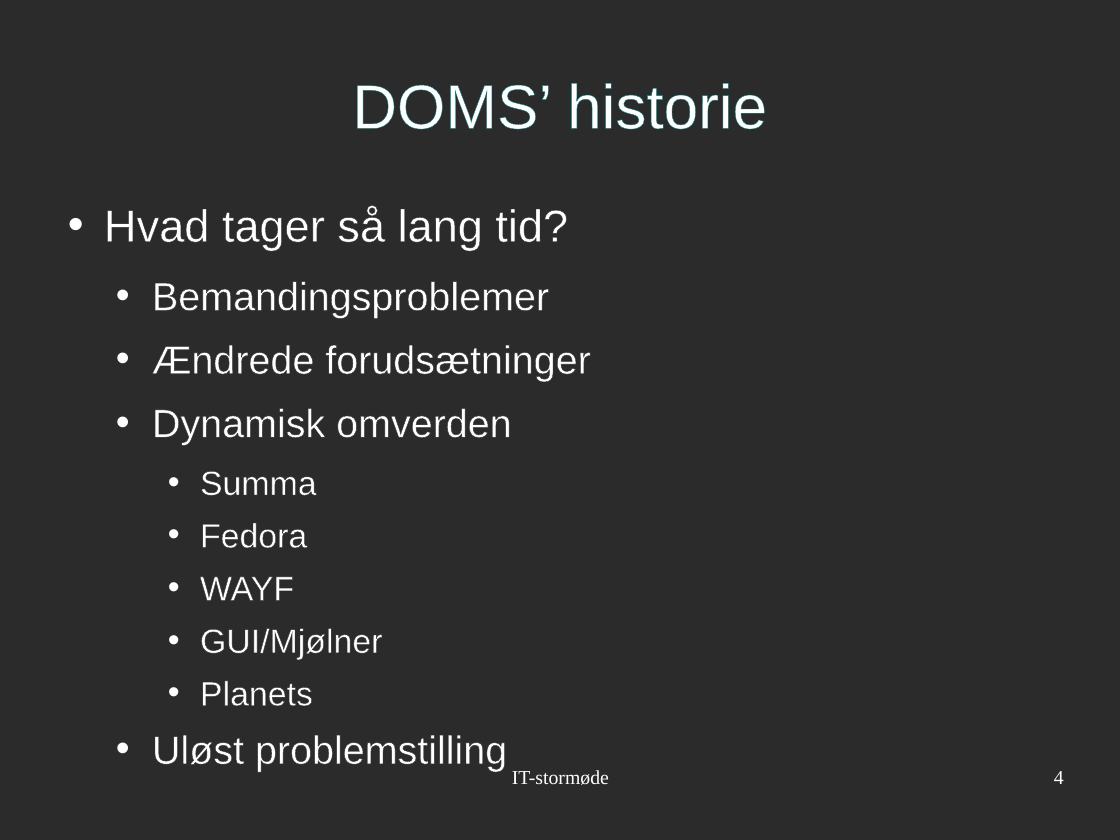
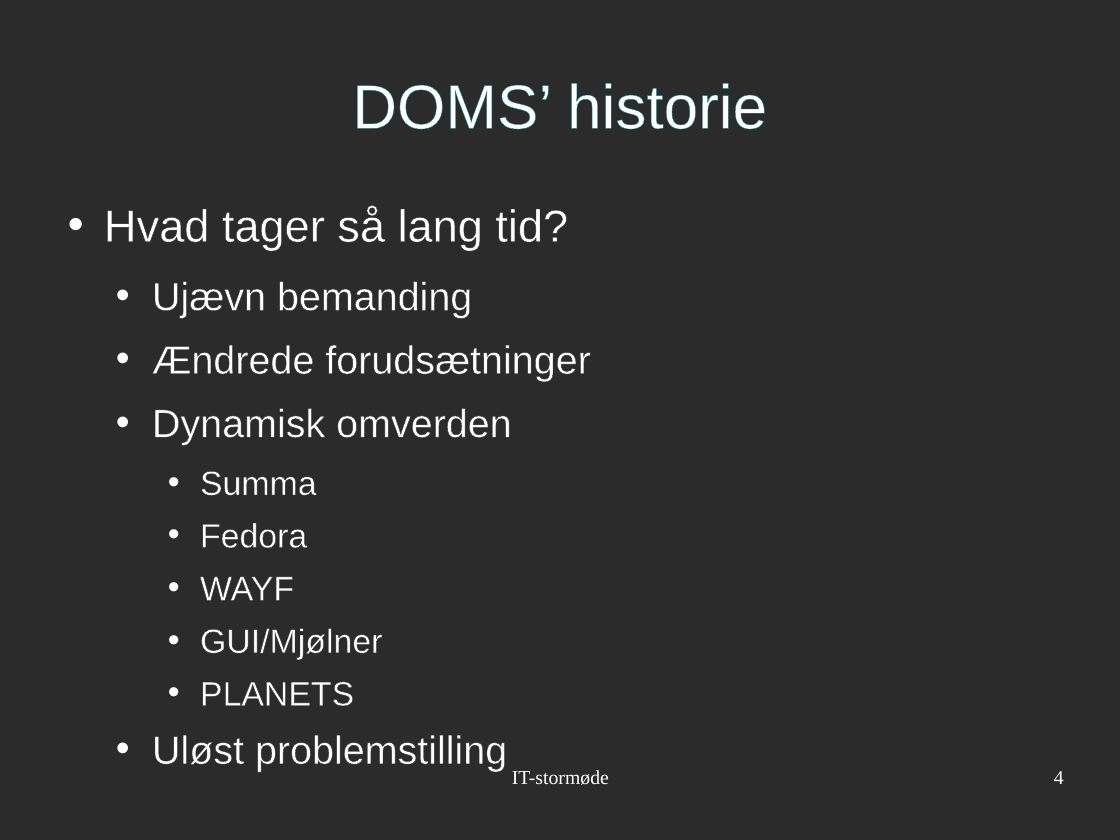
Before and after one commit to ravn/doms-server, a slide deck: slide 4 of docs/20091115 IT Stormoede DOMS presentation (Danish).odp. Drawn at 1120x840 pixels with LibreOffice and Linux fonts; fonts in the diff are those of the drawing; background and template pictures are left out; a plain dark background stands for a picture behind light text. Boxes give left, top, right and bottom in pixels: in the first picture for what was removed or moved away, otherwise in the second. Text is boxed around its words. In the diff, an @@ line names an element or a change of style, - is before the commit and + after.

```diff
--- a/docs/20091115 IT Stormoede DOMS presentation (Danish).odp
+++ b/docs/20091115 IT Stormoede DOMS presentation (Danish).odp
@@ text at (152, 282, 472, 318): text changed @@
-  • Bemandingsproblemer
+  • Ujævn bemanding
@@ text at (200, 682, 354, 706): text changed @@
-    • Planets
+    • PLANETS
```
Also in this commit, not shown: 13 other slides changed, 1 other file.
